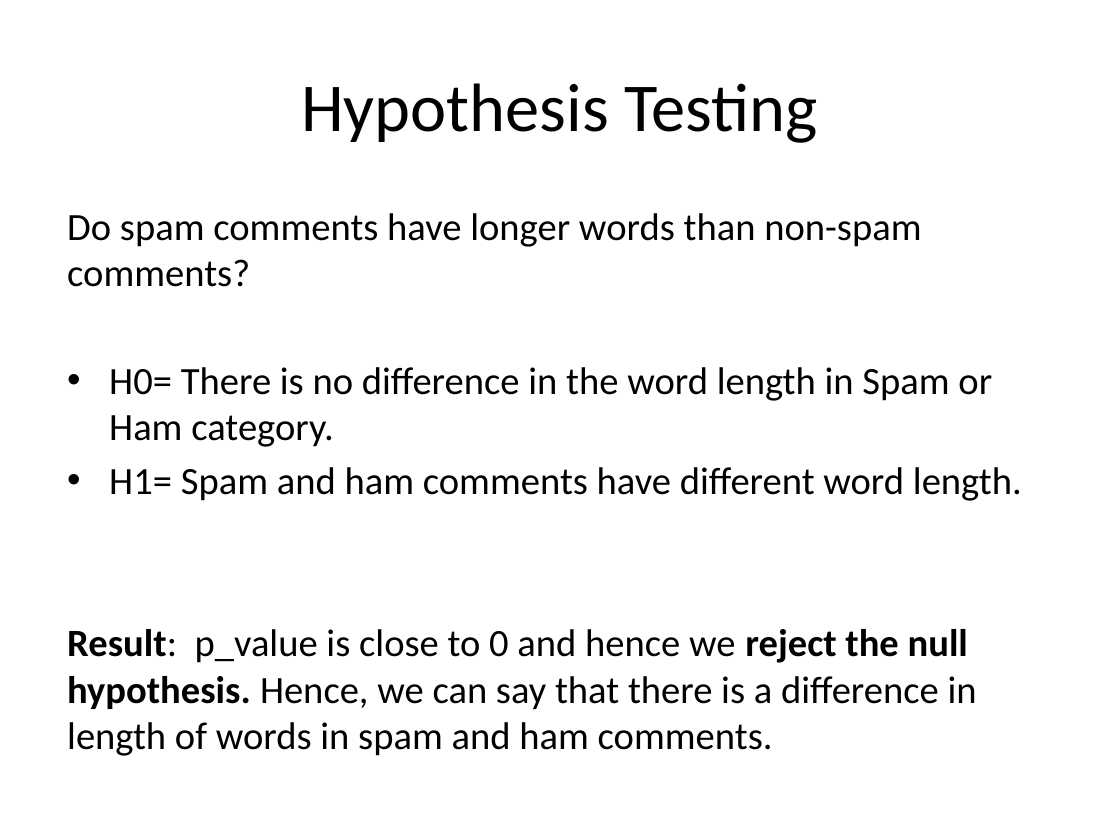
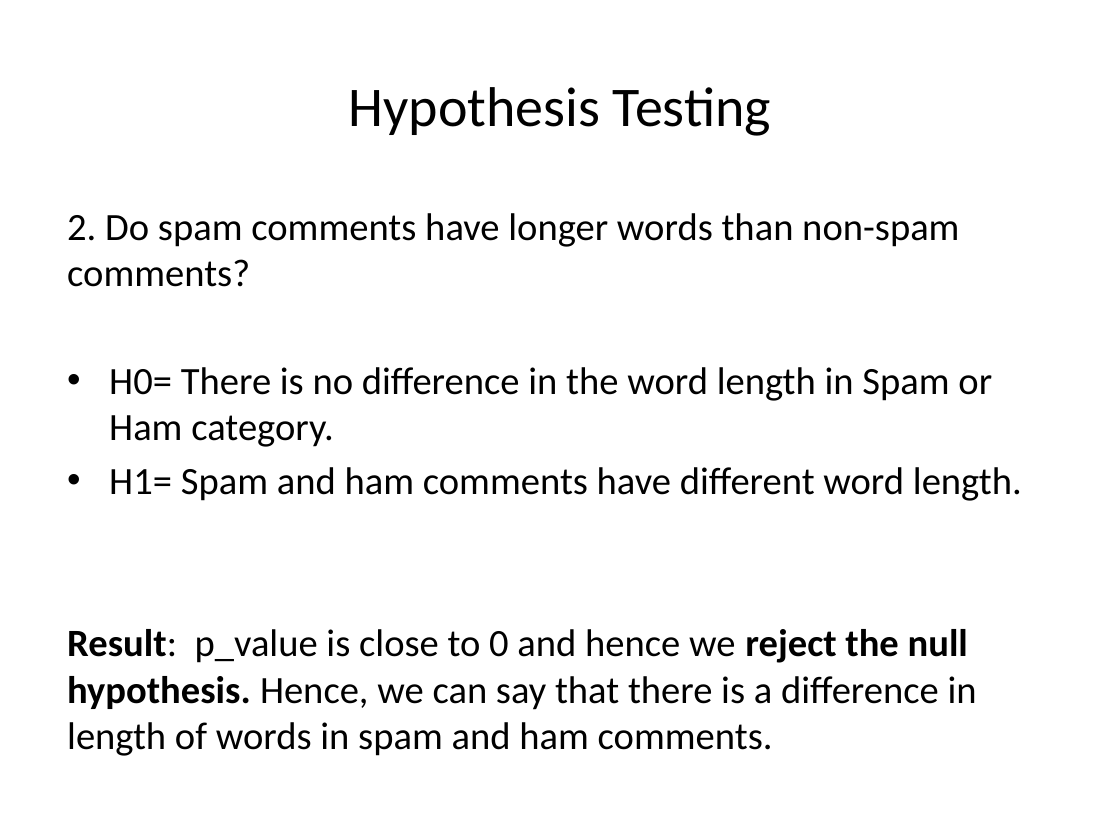
Before and after one commit to Preeti24/Youtube-comments, a slide deck: slide 10 of SlideDeck.pptx. Drawn at 1120x840 pixels with LibreOffice and Linux fonts; fonts in the diff are those of the drawing. Boxes give left, top, right and bottom in pixels: in the first picture for what was removed or moved away, otherwise in the second. Text is boxed around its words. In the diff, an @@ line names an element or a change of style, - is before the commit and + after.

```diff
--- a/SlideDeck.pptx
+++ b/SlideDeck.pptx
@@ title "Hypothesis Testing" at (348, 87, 771, 136): size 44 to 36 pt @@
@@ text at (67, 213, 959, 287): text changed @@
-Do spam comments have longer words than non-spam comments?
+2. Do spam comments have longer words than non-spam comments?
```
Also in this commit, not shown: 9 other slides changed.
